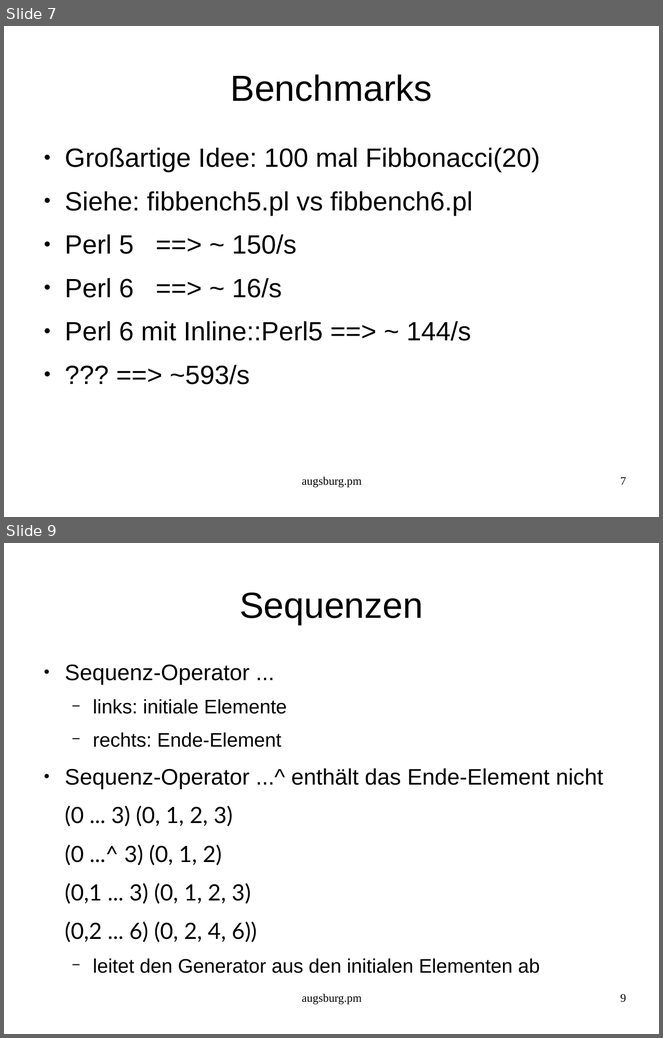
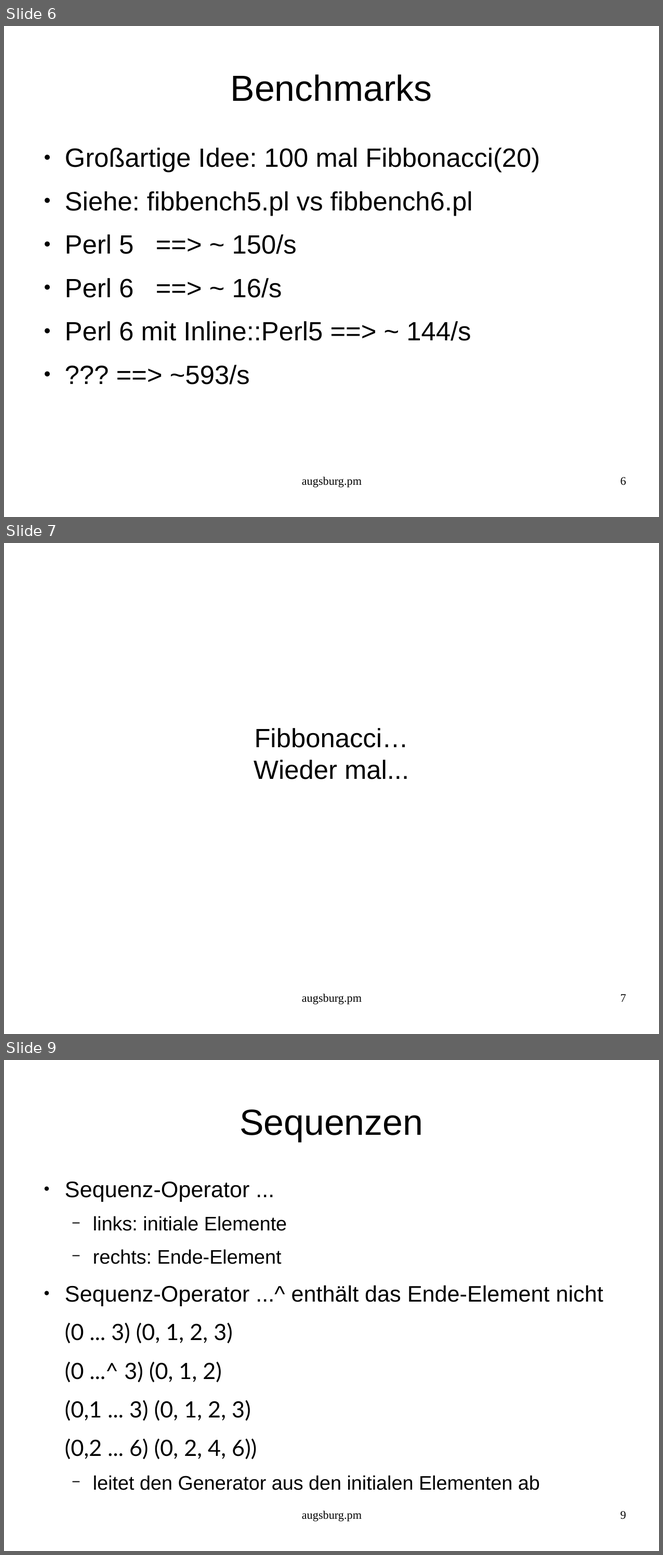
Before and after one commit to augsburgpm/augsburgpm.talk.2016.02, a slide deck: talk.odp. Shown one above the other, each under a label of ours: slides 7 and 9 before the commit, slides 6, 7 and 9 after it; the slides between them are not shown. The pictures are 663x1038 and 663x1555 pixels, drawn with LibreOffice and Linux fonts; fonts in the diff are those of the drawing. Boxes give left, top, right and bottom in pixels: in the first picture for what was removed or moved away, otherwise in the second. Text is boxed around its words. In the diff, an @@ line names an element or a change of style, - is before the commit and + after.

```diff
--- a/talk.odp
+++ b/talk.odp
@@ slide 7 added at (x1=4, y1=543, x2=659, y2=1034), background #FFFFFF @@
@@ subtitle added at (x1=254, y1=728, x2=409, y2=780), 32 pt, text #000000 @@
+Fibbonacci…
+Wieder mal...
@@ text added at (x1=302, y1=994, x2=362, y2=1005), 14 pt, text #000000 @@
+augsburg.pm
@@ page number added at (x1=621, y1=994, x2=626, y2=1002), 14 pt, text #000000 @@
+7
@@ what was slide 7 is now slide 6 @@
@@ page number at (x1=621, y1=477, x2=626, y2=486): text changed @@
-7
+6
```
Also in this commit, not shown: 1 slide changed, 11 other slides added, 1 slide removed, 4 other files.
